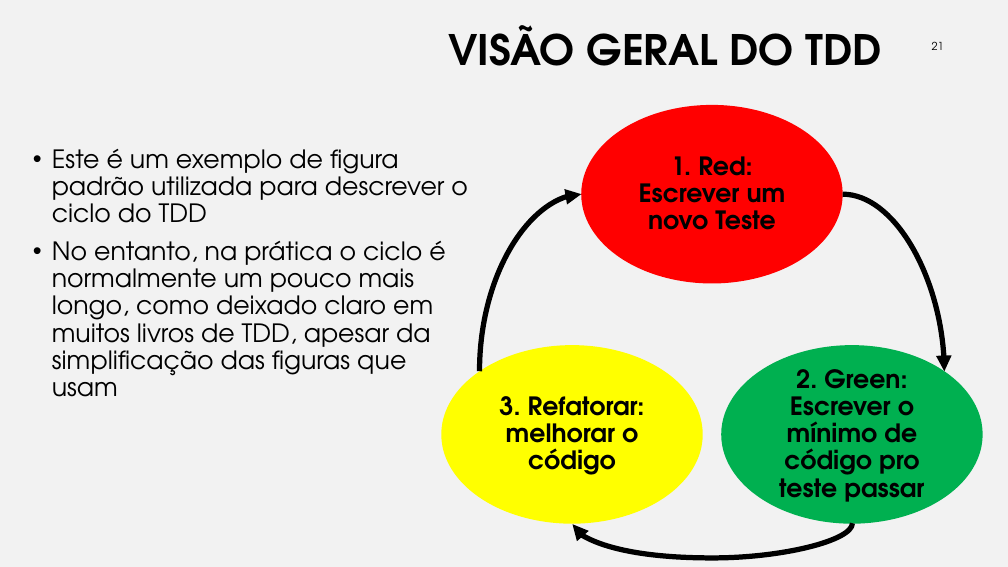
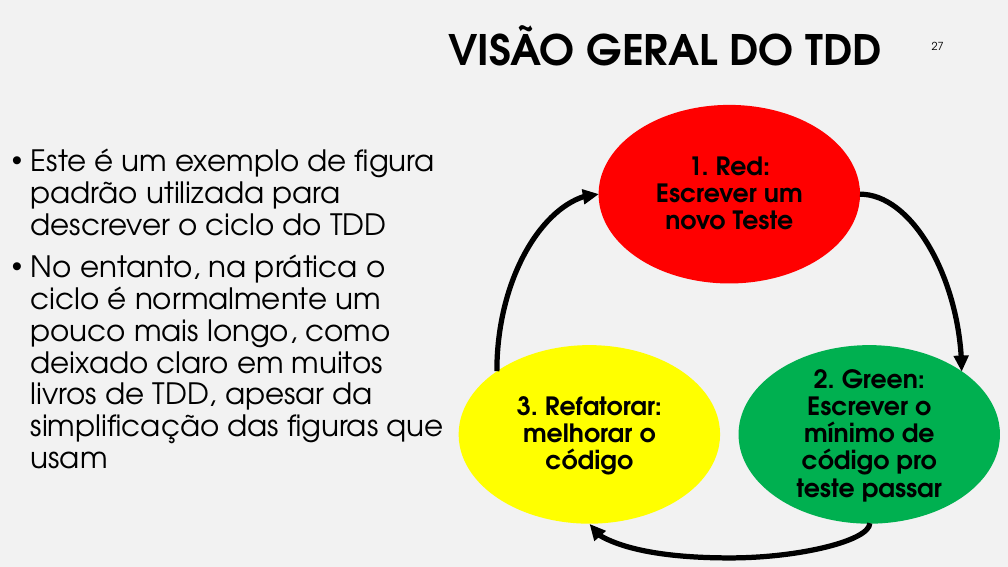
Before and after one commit to Claudio-Barbosa-da-Silva/testes-de-software, a slide deck: slide 27 of projects/01-introducao-tdd/tdd.pptx (slide 21 before the commit). Drawn at 1008x567 pixels with LibreOffice and Linux fonts; fonts in the diff are those of the drawing; background and template pictures are left out. Boxes give left, top, right and bottom in pixels: in the first picture for what was removed or moved away, otherwise in the second. Text is boxed around its words. In the diff, an @@ line names an element or a change of style, - is before the commit and + after.

```diff
--- a/projects/01-introducao-tdd/tdd.pptx
+++ b/projects/01-introducao-tdd/tdd.pptx
@@ page number at bbox=[932, 41, 944, 50]: text changed @@
-21
+27
@@ text "Este é um exemplo de ...": place and size @@
-text "Este é um exemplo de ..." at bbox=[52, 149, 468, 397]
+text "Este é um exemplo de ..." at bbox=[31, 148, 444, 469]
@@ text "Este é um exemplo de ..." at bbox=[31, 148, 444, 469]: size 24 to 28 pt @@
@@ 2 ellipses, 1 text: place and size @@
-2 ellipses, 1 text at bbox=[442, 105, 924, 524]
+2 ellipses, 1 text at bbox=[459, 105, 942, 524]
@@ 3 curved arrows, 2 texts, 1 ellipse: place and size @@
-3 curved arrows, 2 texts, 1 ellipse at bbox=[479, 156, 983, 558]
+3 curved arrows, 2 texts, 1 ellipse at bbox=[497, 156, 1000, 558]
```
Also in this commit, not shown: 21 other slides changed, 7 slides added, 1 other file.
